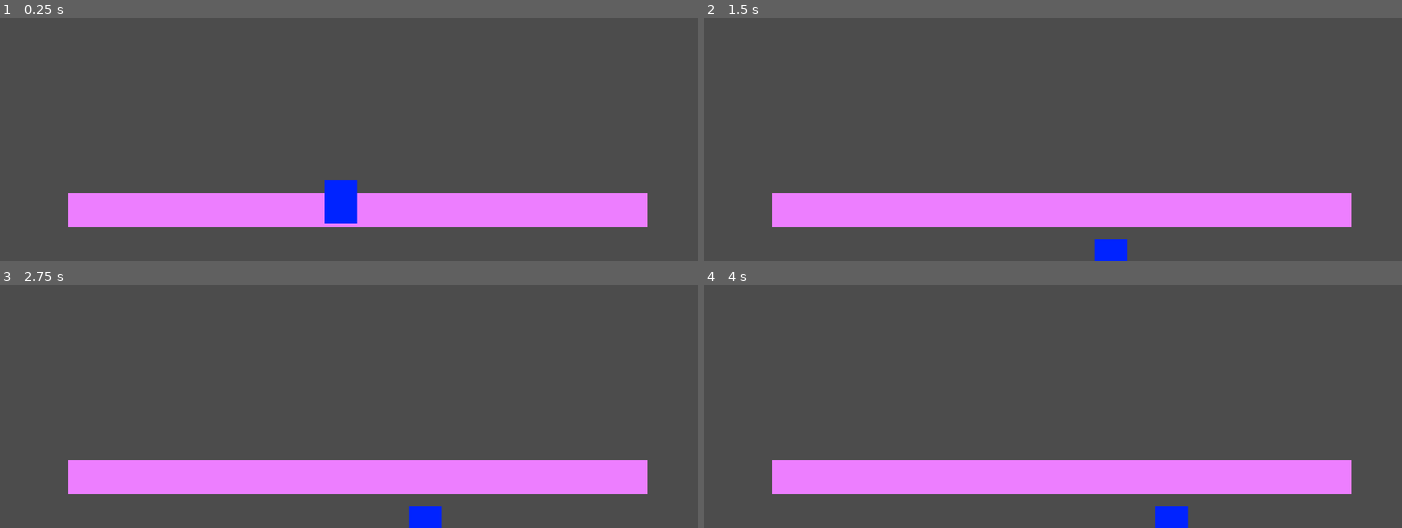
Above: before the commit, frames 1-4 (two rows, left to right).
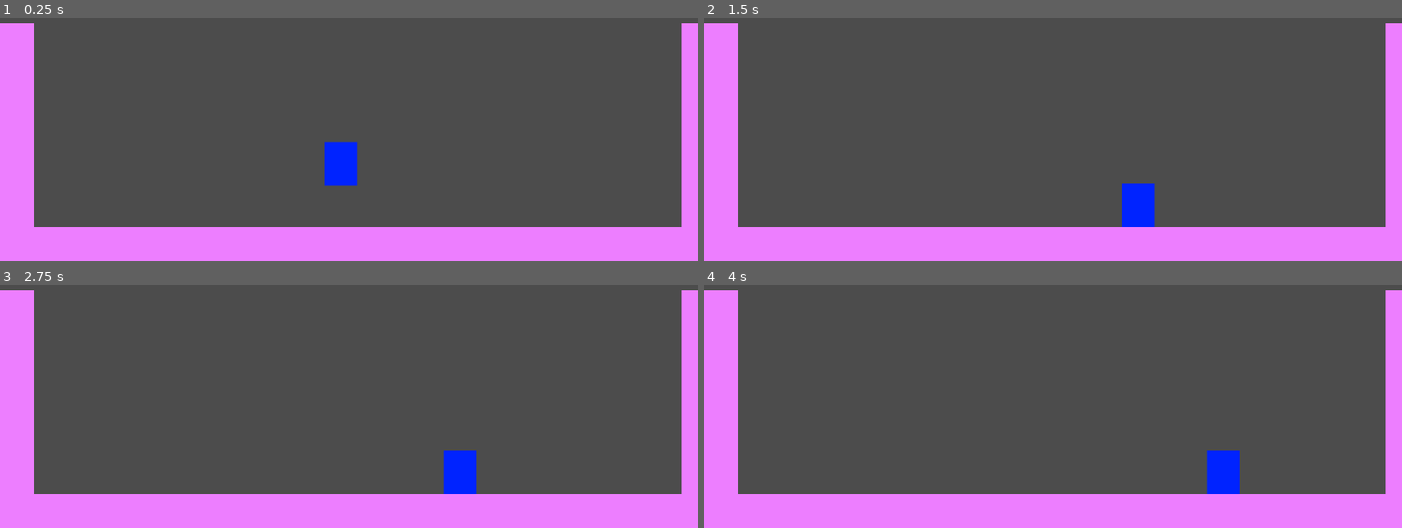
Above: after the commit, the same moments.

Repository: ldscavo/platformer-sandbox
Game: Godot game, scene res://Level.tscn
Same seed, same stepped clock (60 frames per second), same inputs: the game is played once before the commit and once after it. The project has no main scene, so this scene is started directly.
Inputs:
- Up to frame 1 (0.25 s): no input
- Up to frame 2 (1.5 s): hold Right (ui_right) 0.53-1.28 s; hold Left (ui_left) from 1.28 s (still down)
- Up to frame 3 (2.75 s): release Left (ui_left) at 2.03 s; hold Right (ui_right) from 2.03 s (still down)
- Up to frame 4 (4 s): release Right (ui_right) at 3.53 s; hold Left (ui_left) from 3.53 s (still down)

The runs differ from the first frame. In frame 1, 33% of the frame differs, in the area x 0-100%, y 2-100%; in frame 2, 32%; in frame 3, 32%; in frame 4, 32%.

Commit message:
Added basic gravity and floor detection

Diff:
--- a/Level.tscn
+++ b/Level.tscn
@@ -27,7 +27,7 @@
 collision_mask = 1
 occluder_light_mask = 1
 format = 1
-tile_data = PoolIntArray( 655362, 0, 0, 655363, 0, 0, 655364, 0, 0, 655365, 0, 0, 655366, 0, 0, 655367, 0, 0, 655368, 0, 0, 655369, 0, 0, 655370, 0, 0, 655371, 0, 0, 655372, 0, 0, 655373, 0, 0, 655374, 0, 0, 655375, 0, 0, 655376, 0, 0, 655377, 0, 0, 655378, 0, 0 )
+tile_data = PoolIntArray( 327680, 0, 0, 327700, 0, 0, 393216, 0, 0, 393236, 0, 0, 458752, 0, 0, 458772, 0, 0, 524288, 0, 0, 524308, 0, 0, 589824, 0, 0, 589844, 0, 0, 655360, 0, 0, 655380, 0, 0, 720896, 0, 0, 720897, 0, 0, 720898, 0, 0, 720899, 0, 0, 720900, 0, 0, 720901, 0, 0, 720902, 0, 0, 720903, 0, 0, 720904, 0, 0, 720905, 0, 0, 720906, 0, 0, 720907, 0, 0, 720908, 0, 0, 720909, 0, 0, 720910, 0, 0, 720911, 0, 0, 720912, 0, 0, 720913, 0, 0, 720914, 0, 0, 720915, 0, 0, 720916, 0, 0 )
 _sections_unfolded = [ "Cell" ]
 
 [node name="StartPosition" type="Position2D" parent="TileMap" index="0"]
--- a/Player.gd
+++ b/Player.gd
@@ -1,9 +1,11 @@
-extends Area2D
+extends KinematicBody2D
 
 export (int) var speed
 export (int) var jumpHeight
 
-const GRAVITY = 200
+const GRAVITY = 200.0
+var velocity = Vector2()
+
 var screensize
 
 func _ready():
@@ -16,8 +18,6 @@
     if Input.is_action_pressed("ui_left"):
         velocity.x -= 1
 
-    velocity.y += 1
-
     if velocity.length() > 0:
         velocity = velocity.normalized() * speed
 
@@ -25,5 +25,11 @@
     position.x = clamp(position.x, 0, screensize.x)
     position.y = clamp(position.y, 0, screensize.y)
 
+func _physics_process(delta):
+    velocity.y += delta * GRAVITY
+
+    var motion = velocity * delta
+    move_and_collide(motion)
+
 func start(pos):
     position = pos
--- a/Player.tscn
+++ b/Player.tscn
@@ -17,19 +17,13 @@
 custom_solver_bias = 0.0
 extents = Vector2( 23.883, 31.8488 )
 
-[node name="Player" type="Area2D" index="0"]
+[node name="Player" type="KinematicBody2D"]
 
-input_pickable = true
-gravity_vec = Vector2( 0, 1 )
-gravity = 98.0
-linear_damp = 0.1
-angular_damp = 1.0
-audio_bus_override = false
-audio_bus_name = "Master"
+input_pickable = false
+collision_layer = 1
+collision_mask = 1
+collision/safe_margin = 0.08
 script = ExtResource( 1 )
-__meta__ = {
-"_edit_group_": true
-}
 speed = 250
 jumpHeight = 100
 
